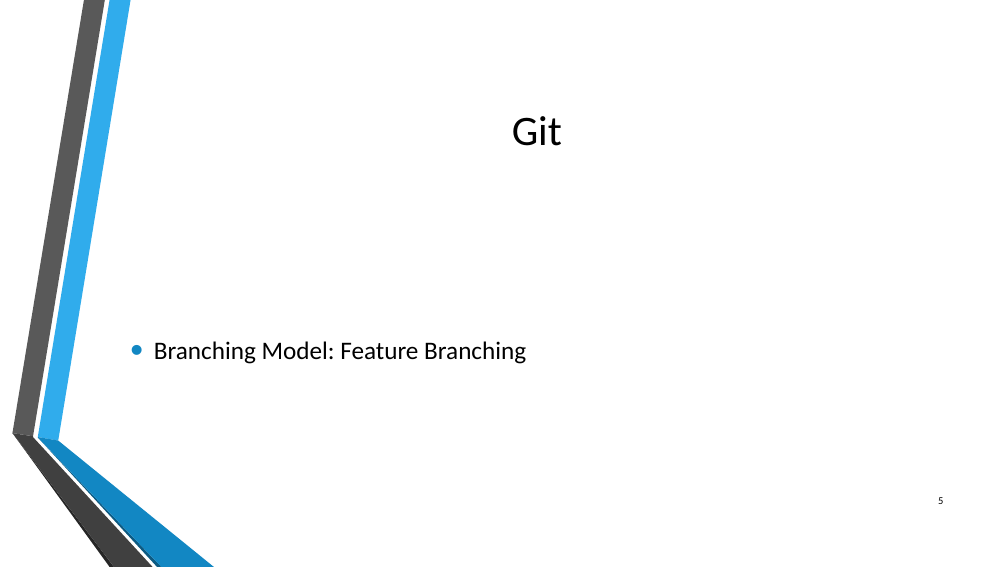
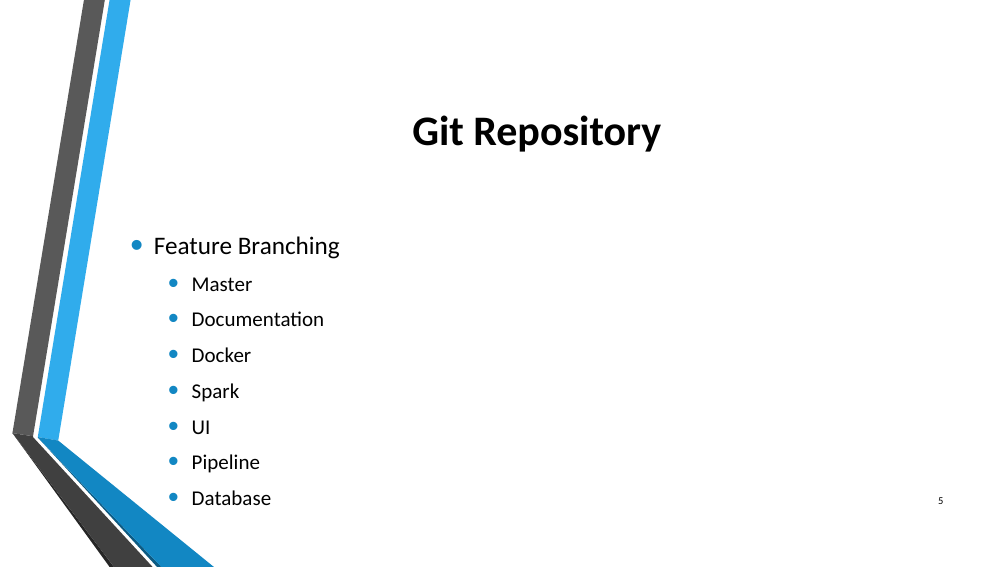
Before and after one commit to philipwagner1994/ProjectDHBW, a slide deck: slide 5 of Documentation/Projektpräsentationabschluss.pptx. Drawn at 1008x567 pixels with LibreOffice and Linux fonts; fonts in the diff are those of the drawing; background and template pictures are left out. Boxes give left, top, right and bottom in pixels: in the first picture for what was removed or moved away, otherwise in the second. Text is boxed around its words. In the diff, an @@ line names an element or a change of style, - is before the commit and + after.

```diff
--- a/Documentation/Projektpräsentationabschluss.pptx
+++ b/Documentation/Projektpräsentationabschluss.pptx
@@ title at (x1=412, y1=115, x2=661, y2=152): text changed; bold on @@
-Git
+Git Repository
@@ text at (x1=154, y1=236, x2=340, y2=505): text changed; size 24 to 20 pt @@
-• Branching Model: Feature Branching
+• Feature Branching
+  • Master
+  • Documentation
+  • Docker
+  • Spark
+  • UI
+  • Pipeline
+  • Database
```
Also in this commit, not shown: 9 other slides changed, 1 slide added, 2 slides removed.
